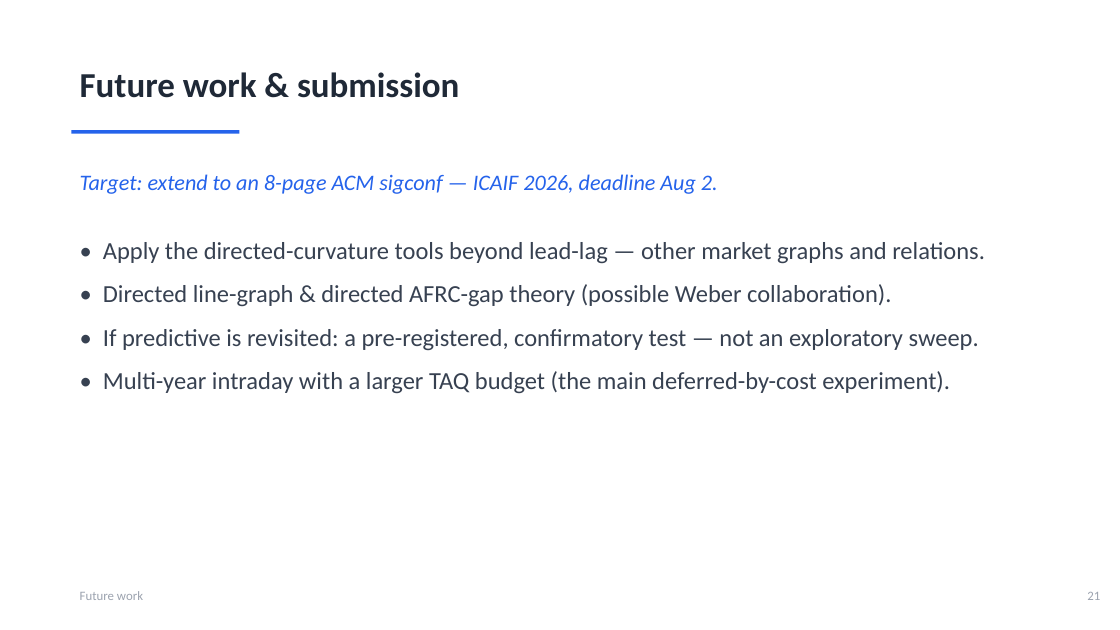
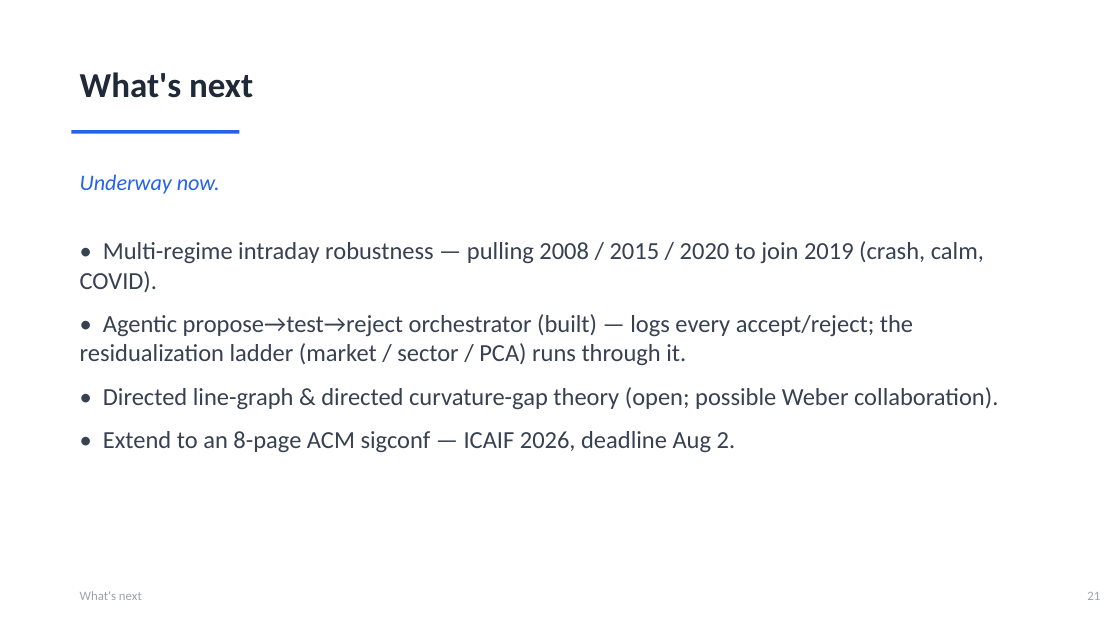
Before and after one commit to ivan-sit/Curvature-Lead-Lag-Model, a slide deck: slide 22 of slides/Ricci_Curvature_LeadLag.pptx. Drawn at 1120x630 pixels with LibreOffice and Linux fonts; fonts in the diff are those of the drawing. Boxes give left, top, right and bottom in pixels: in the first picture for what was removed or moved away, otherwise in the second. Text is boxed around its words. In the diff, an @@ line names an element or a change of style, - is before the commit and + after.

```diff
--- a/slides/Ricci_Curvature_LeadLag.pptx
+++ b/slides/Ricci_Curvature_LeadLag.pptx
@@ text at <box>80,72,253,98</box>: text changed @@
-Future work & submission
+What's next
@@ text at <box>80,174,220,194</box>: text changed @@
-Target: extend to an 8-page ACM sigconf — ICAIF 2026, deadline Aug 2.
+Underway now.
@@ text at <box>80,241,998,453</box>: text changed @@
-• Apply the directed-curvature tools beyond lead-lag — other market graphs and relations.
-• Directed line-graph & directed AFRC-gap theory (possible Weber collaboration).
-• If predictive is revisited: a pre-registered, confirmatory test — not an exploratory sweep.
-• Multi-year intraday with a larger TAQ budget (the main deferred-by-cost experiment).
+• Multi-regime intraday robustness — pulling 2008 / 2015 / 2020 to join 2019 (crash, calm, COVID).
+• Agentic propose→test→reject orchestrator (built) — logs every accept/reject; the residualization ladder (market / sector / PCA) runs through it.
+• Directed line-graph & directed curvature-gap theory (open; possible Weber collaboration).
+• Extend to an 8-page ACM sigconf — ICAIF 2026, deadline Aug 2.
@@ text at <box>80,591,142,600</box>: text changed @@
-Future work
+What's next
```
Also in this commit, not shown: 1 other slide changed, 6 other files.
